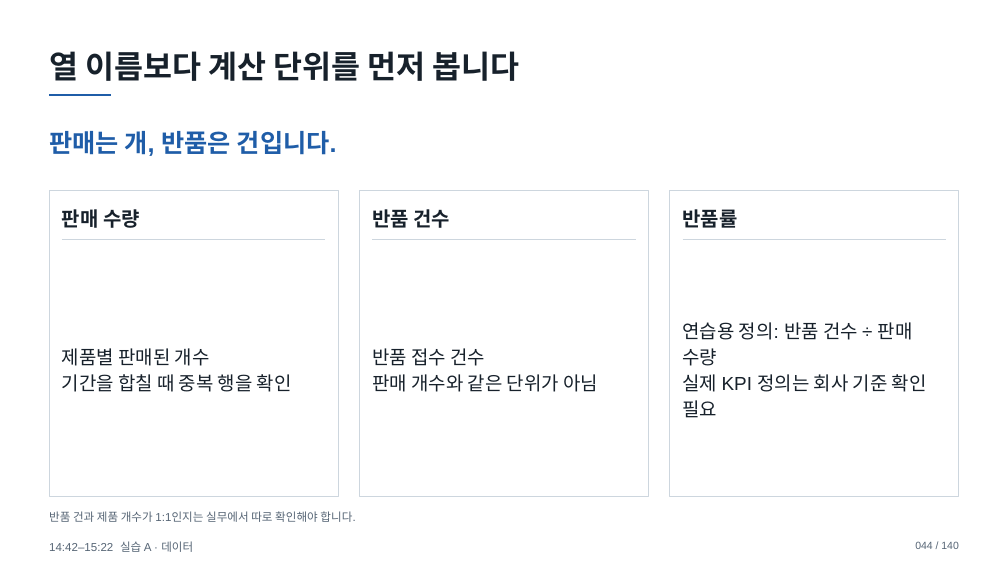
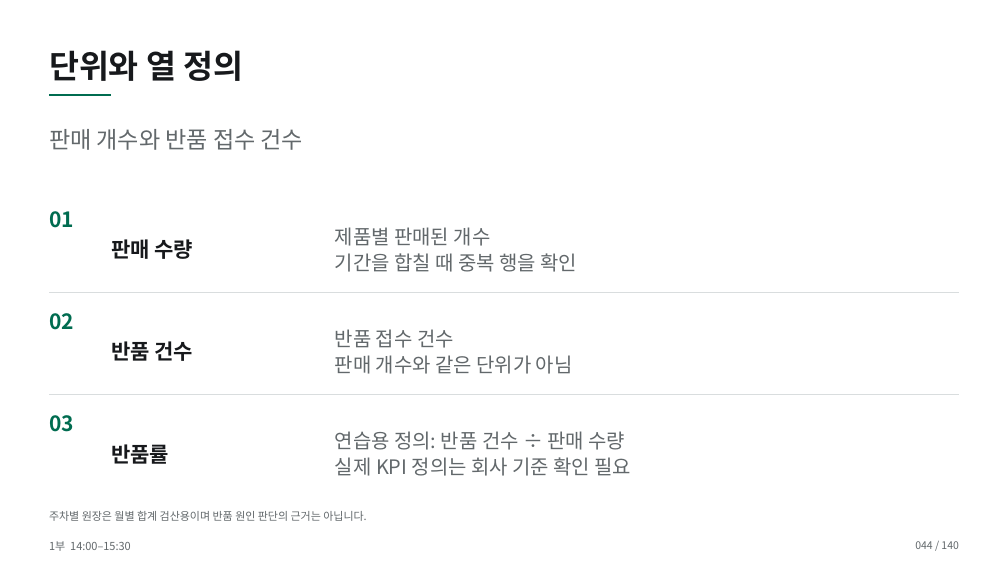
Before and after one commit to smilesjcha/how-to-work-better, a slide deck: slide 44 of lectures/20261007-daeryzen-ai-office/output/daeryzen-ai-office-20261007.pptx. Drawn at 1008x567 pixels with LibreOffice and Linux fonts; fonts in the diff are those of the drawing. Boxes give left, top, right and bottom in pixels: in the first picture for what was removed or moved away, otherwise in the second. Text is boxed around its words. In the diff, an @@ line names an element or a change of style, - is before the commit and + after.

```diff
--- a/lectures/20261007-daeryzen-ai-office/output/daeryzen-ai-office-20261007.pptx
+++ b/lectures/20261007-daeryzen-ai-office/output/daeryzen-ai-office-20261007.pptx
@@ text at (49, 50, 244, 81): text changed; size 30 to 31 pt; font Arial to Noto Sans CJK KR; text colour #17212B to #17191C @@
-열 이름보다 계산 단위를 먼저 봅니다
+단위와 열 정의
@@ line (49, 95) - (111, 95): stroke #1F5DA8 2.2 pt to #006C50 2.2 pt @@
@@ text at (49, 129, 303, 150): text changed; size 24 to 22 pt; font Arial to Noto Sans CJK KR; text colour #1F5DA8 to #62686B; bold off @@
-판매는 개, 반품은 건입니다.
+판매 개수와 반품 접수 건수
@@ rectangle removed at (49, 191, 338, 497) @@
@@ text "판매 수량": place and size @@
-text "판매 수량" at (62, 209, 140, 228)
+text "판매 수량" at (111, 239, 194, 259)
@@ size 18 to 19 pt, font Arial to Noto Sans CJK KR, text colour #17212B to #62686B; line spacing 1.15 to 1.12 in 3 elements at (335, 329, 573, 374), (335, 431, 631, 476), (335, 227, 577, 272) @@
@@ text "제품별 판매된 개수": place and size @@
-text "제품별 판매된 개수" at (62, 348, 292, 392)
+text "제품별 판매된 개수" at (335, 227, 577, 272)
@@ rectangle removed at (359, 191, 648, 497) @@
@@ rectangle removed at (670, 191, 959, 497) @@
@@ text added at (49, 211, 74, 228), 20 pt, text #006C50, bold @@
+01
@@ line removed from (62, 240) to (325, 240) @@
@@ line removed from (372, 240) to (636, 240) @@
@@ line removed from (683, 240) to (946, 240) @@
@@ line added from (49, 293) to (959, 293), #D9DDDE 1 pt @@
@@ text added at (49, 313, 74, 330), 20 pt, text #006C50, bold @@
+02
@@ text "반품 건수": place and size @@
-text "반품 건수" at (372, 209, 450, 228)
+text "반품 건수" at (111, 341, 194, 361)
@@ text "반품 접수 건수": place and size @@
-text "반품 접수 건수" at (372, 348, 598, 392)
+text "반품 접수 건수" at (335, 329, 573, 374)
@@ line added from (49, 395) to (959, 395), #D9DDDE 1 pt @@
@@ text added at (49, 415, 74, 432), 20 pt, text #006C50, bold @@
+03
@@ size 19 to 20 pt, font Arial to Noto Sans CJK KR, text colour #17212B to #17191C; line spacing 1.15 to 1.12; vertical alignment top to middle in 3 elements at (111, 239, 194, 259), (111, 341, 194, 361), (111, 444, 169, 464) @@
@@ text "반품률": place and size @@
-text "반품률" at (683, 209, 738, 228)
+text "반품률" at (111, 444, 169, 464)
@@ text "연습용 정의: 반품 건수 ÷ ...": place and size @@
-text "연습용 정의: 반품 건수 ÷ ..." at (683, 322, 927, 418)
+text "연습용 정의: 반품 건수 ÷ ..." at (335, 431, 631, 476)
@@ text at (49, 511, 366, 521): text changed; size 11 to 10.5 pt; font Arial to Noto Sans CJK KR; text colour #566575 to #62686B @@
-반품 건과 제품 개수가 1:1인지는 실무에서 따로 확인해야 합니다.
+주차별 원장은 월별 합계 검산용이며 반품 원인 판단의 근거는 아닙니다.
@@ text "044 / 140" at (915, 541, 958, 549): font Arial to Noto Sans CJK KR, text colour #566575 to #62686B; line spacing 1.15 to 1.12 @@
@@ text at (49, 541, 131, 551): text changed; size 11 to 10.5 pt; font Arial to Noto Sans CJK KR; text colour #566575 to #62686B @@
-14:42–15:22 실습 A · 데이터
+1부 14:00–15:30
```
Also in this commit, not shown: 138 other slides changed, 1 slide added, 1 slide removed, 21 other files.
